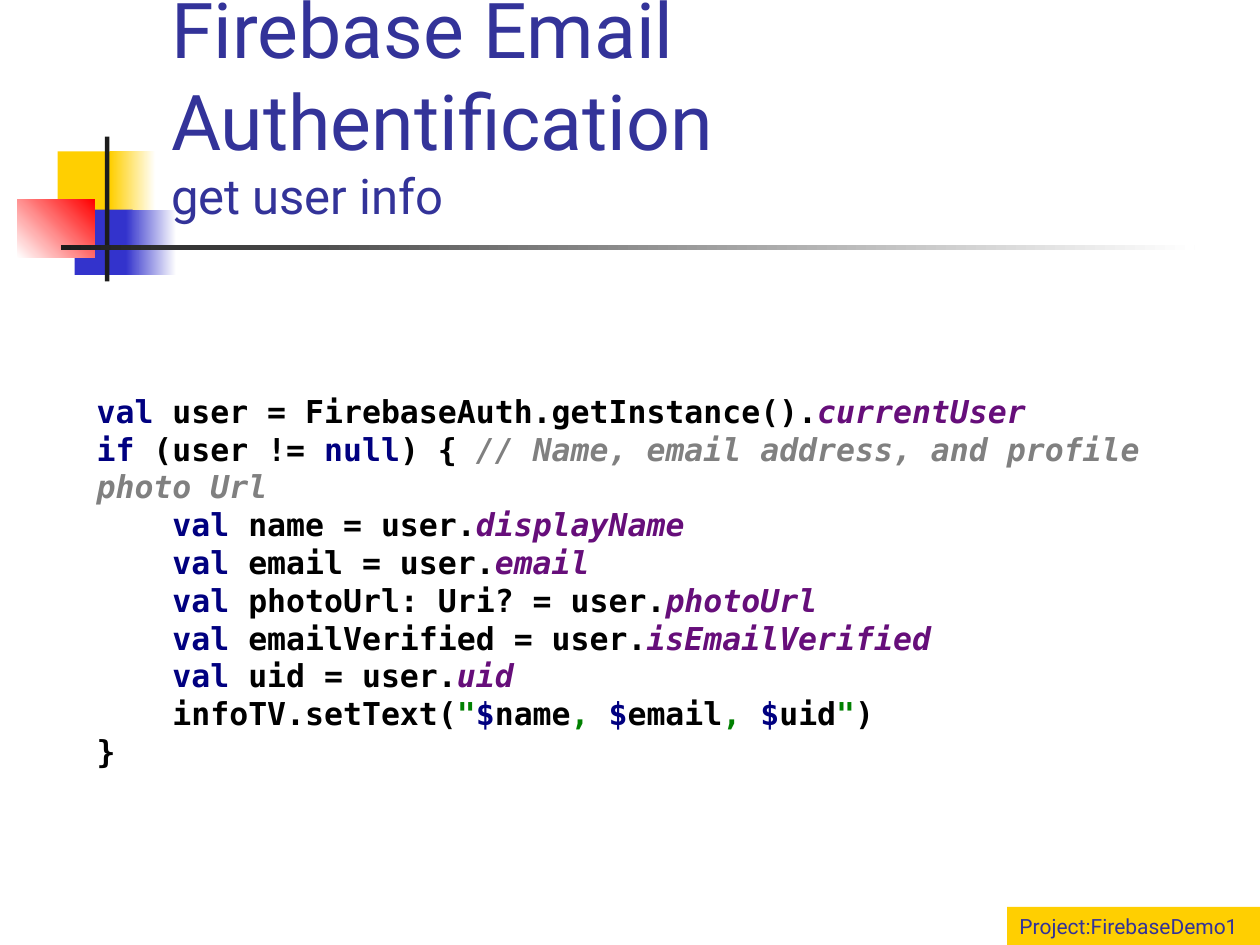
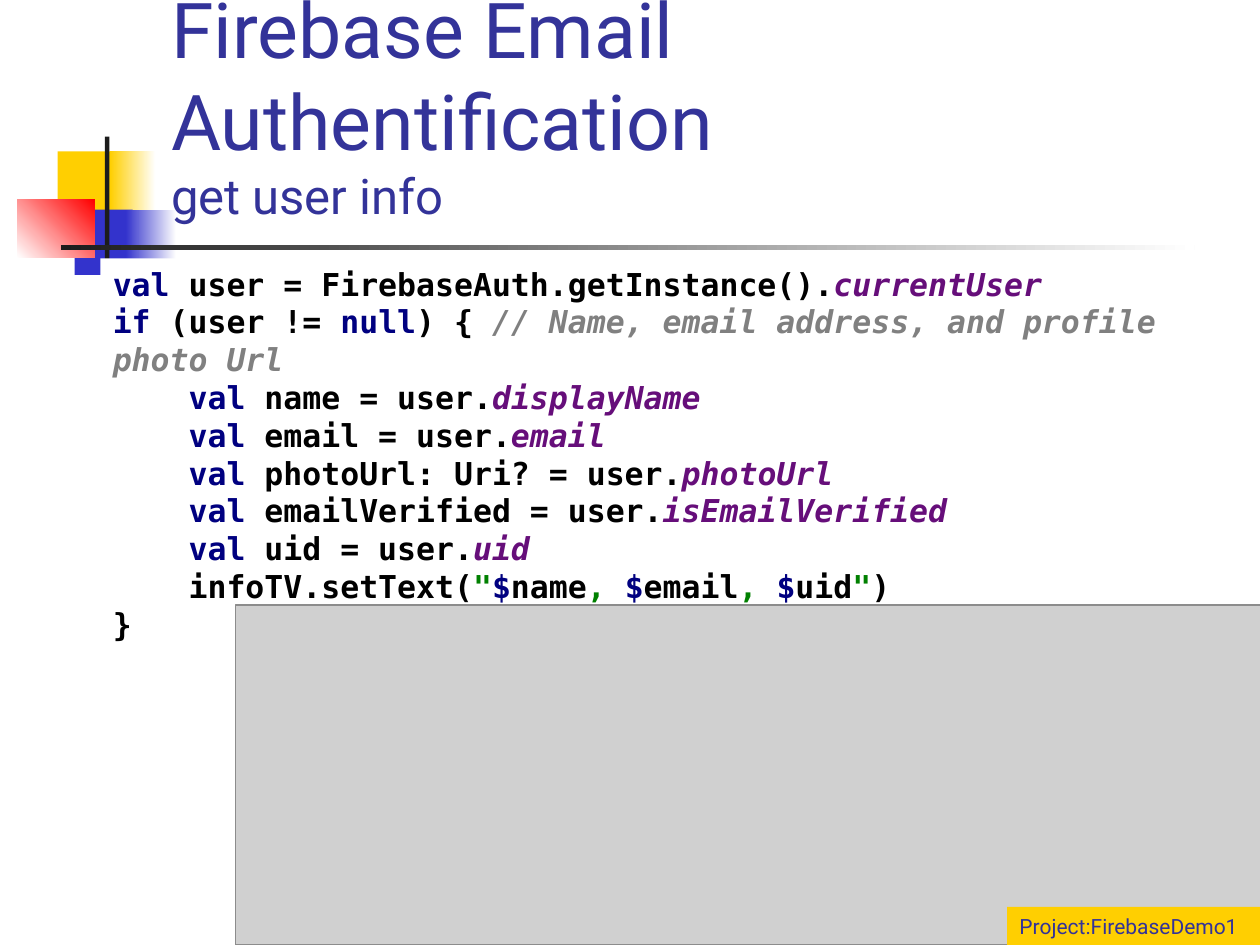
Before and after one commit to vmandro/Prednasky, a slide deck: slide 25 of 11/11_Android.ppt (slide 24 before the commit). Drawn at 1260x945 pixels with LibreOffice and Linux fonts; fonts in the diff are those of the drawing; grey boxes stand for pictures. Boxes give left, top, right and bottom in pixels: in the first picture for what was removed or moved away, otherwise in the second. Text is boxed around its words. In the diff, an @@ line names an element or a change of style, - is before the commit and + after.

```diff
--- a/11/11_Android.ppt
+++ b/11/11_Android.ppt
@@ text "val user = FirebaseAuth.getInstance().currentUser if ...": place and size @@
-text "val user = FirebaseAuth.getInstance().currentUser if ..." at [97, 397, 1140, 730]
+text "val user = FirebaseAuth.getInstance().currentUser if ..." at [113, 270, 1156, 605]
@@ picture added at [236, 605, 1260, 945] @@
```
Also in this commit, not shown: 5 other slides changed, 4 slides added, 3 slides removed, 5 other files.
